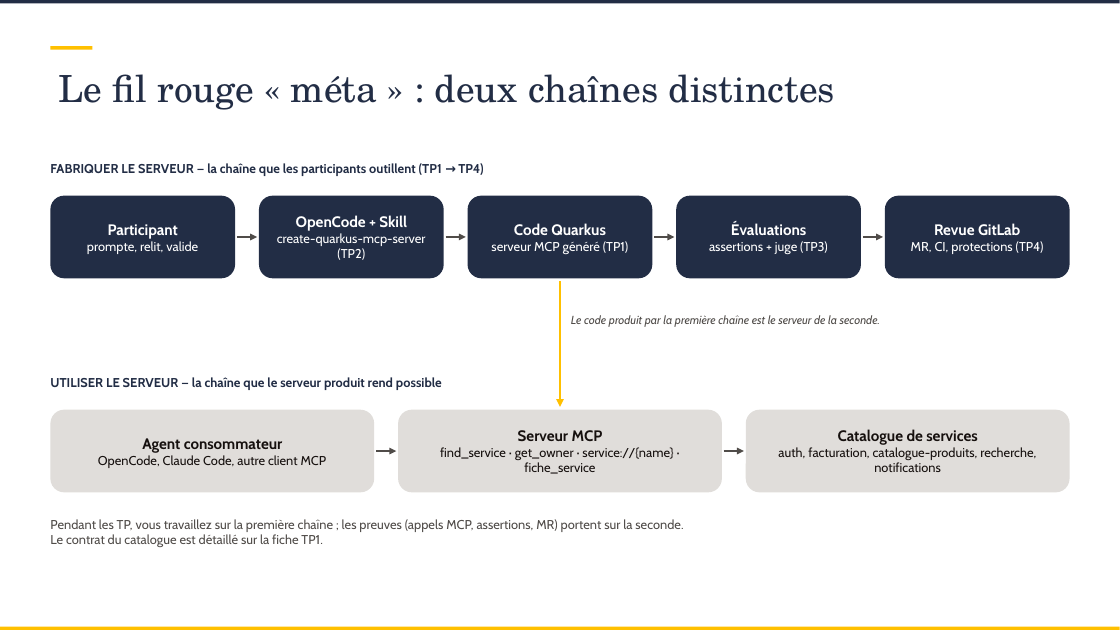
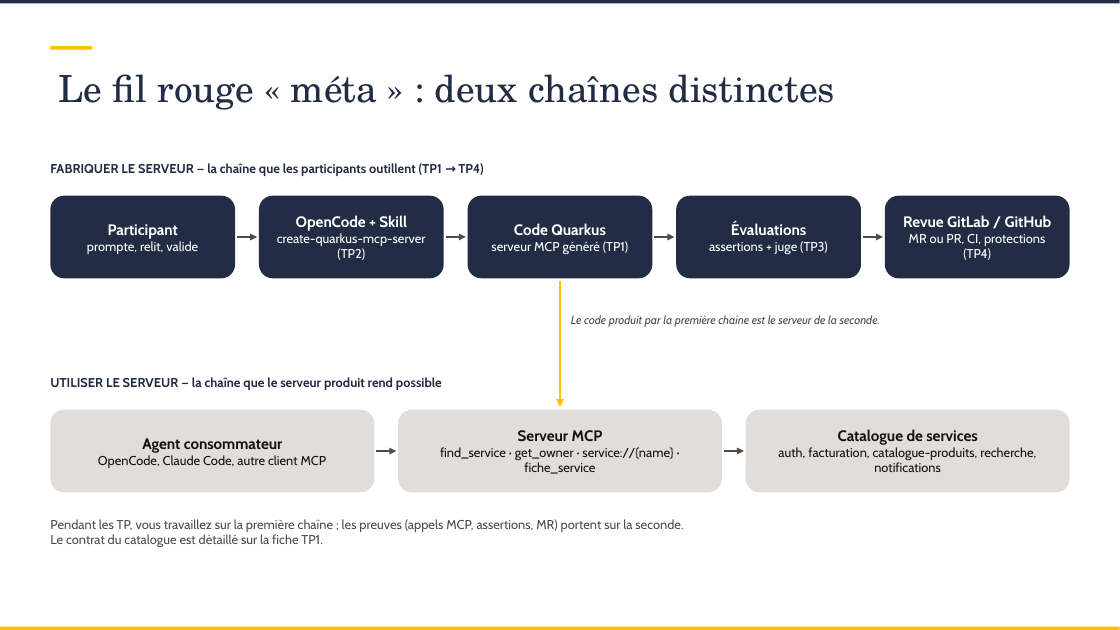
Before and after one commit to SCIAM-FR/formation-ia, a slide deck: slide 37 of slides/Support_formation_SCIAM.pptx (slide 26 before the commit). Drawn at 1120x630 pixels with LibreOffice and Linux fonts; fonts in the diff are those of the drawing; background and template pictures are left out. Boxes give left, top, right and bottom in pixels: in the first picture for what was removed or moved away, otherwise in the second. Text is boxed around its words. In the diff, an @@ line names an element or a change of style, - is before the commit and + after.

```diff
--- a/slides/Support_formation_SCIAM.pptx
+++ b/slides/Support_formation_SCIAM.pptx
@@ text in rounded rectangle at (903, 215, 1052, 260): text changed @@
-Revue GitLab
-MR, CI, protections (TP4)
+Revue GitLab / GitHub
+MR ou PR, CI, protections (TP4)
```
Also in this commit, not shown: 21 other slides changed, 18 slides added, 26 other files.
